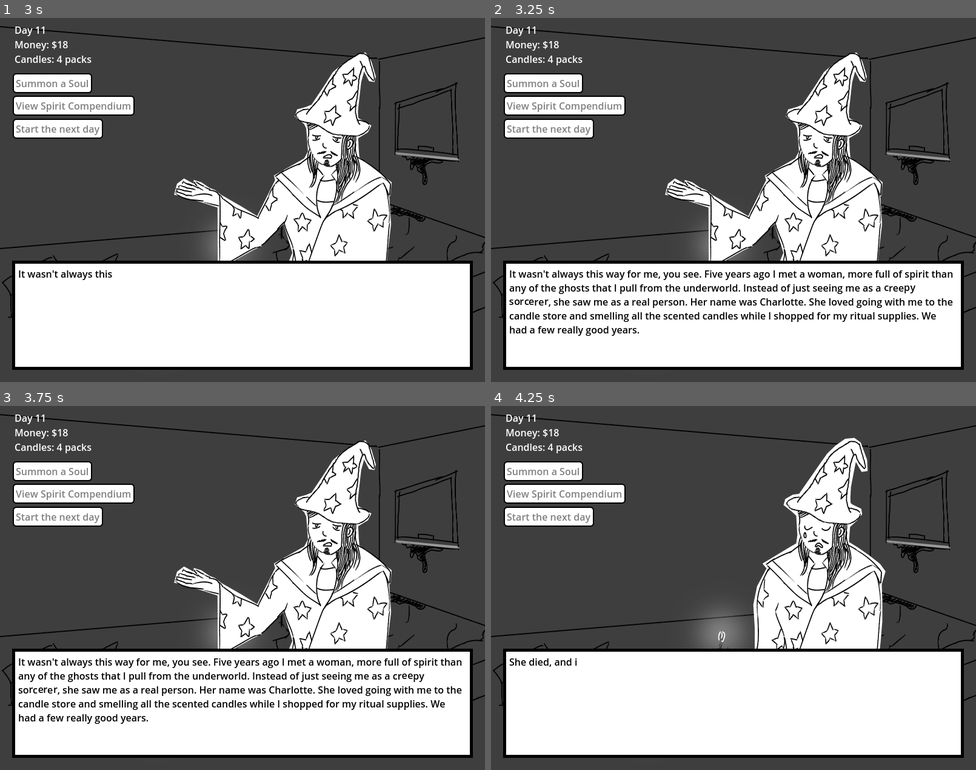
Above: before the commit, frames 1-4 (two rows, left to right).
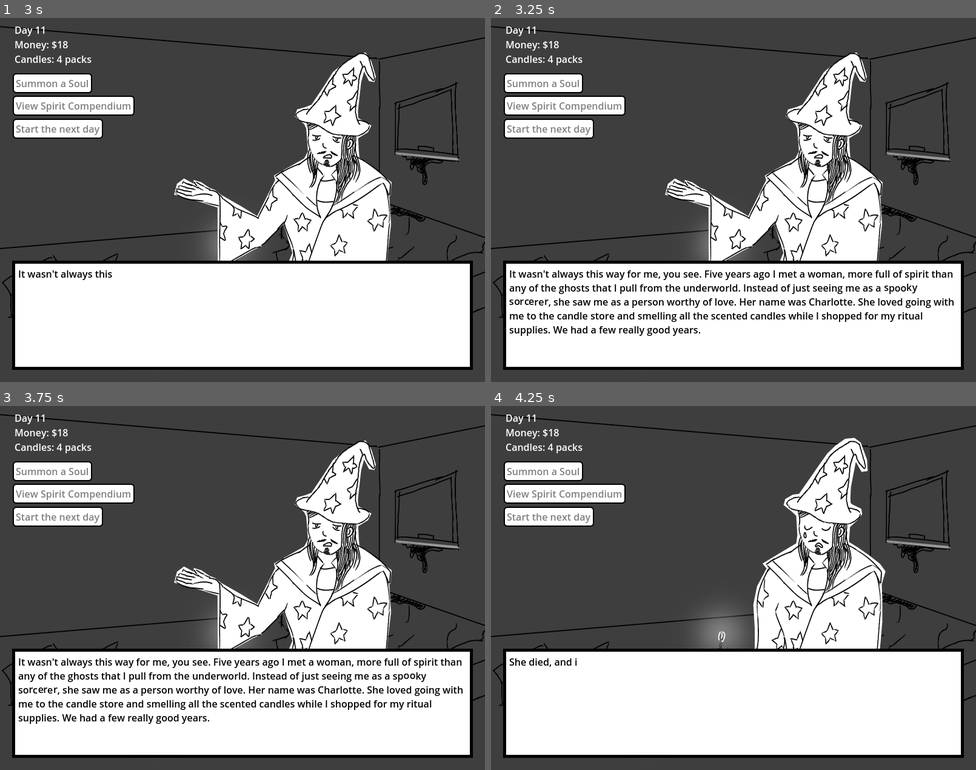
Above: after the commit, the same moments.

Repository: m4ym4y/ld55-soul-purpose
Game: Godot game, scene res://main.tscn
Two runs of this game, one before a commit and one after it. Both use one fixed random seed, a clock stepped at 60 frames per second and the inputs below.
Inputs (mouse positions are in pixels of both pictures, inside the frame that each line leads up to):
- Up to frame 1 (3 s): click "Start Game" at 0.5 s; tap Enter at 1.25, 2.75 s; move the mouse to (349, 181) at 1.27 s; click (349, 181) at 1.42 s; tap Space at 2 s; move the mouse to (145, 218) at 2.02 s; click (145, 218) at 2.17 s; move the mouse to (291, 119) at 2.77 s; click (291, 119) at 2.92 s
- Up to frame 2 (3.25 s): no input
- Up to frame 3 (3.75 s): tap Space at 3.5 s; move the mouse to (218, 660) at 3.52 s; click (218, 660) at 3.67 s
- Up to frame 4 (4.25 s): no input

Frame 1 is identical in both runs. In frame 2, 2.4% of the frame differs, in the area x 3-96%, y 73-88%; in frame 3, 2.4%; in frame 4, nothing differs.
Error after the commit: Invalid access to property or key 'maya' on a base object of type 'Dictionary'. (res://compendium.gd:22)

Commit message:
add lines to new characters

Diff:
--- a/room.gd
+++ b/room.gd
@@ -12,7 +12,7 @@
 		},
 
 		{
-			"text": "It wasn't always this way for me, you see. Five  …(99 unchanged characters)… . Instead of just seeing me as a [shake]creepy sorcerer[/shake], she saw me as a real person. Her name was Charlotte. She loved goin …(140 unchanged characters)…
+			"text": "It wasn't always this way for me, you see. Five  …(99 unchanged characters)… . Instead of just seeing me as a [shake]spooky sorcerer[/shake], she saw me as a person worthy of love. Her name was Charlotte. She loved goin …(140 unchanged characters)…
 			"img": "infernus",
 		},
 
--- a/room.tscn
+++ b/room.tscn
@@ -440,7 +440,7 @@
 
 [node name="SummonResult" type="AnimatedSprite2D" parent="."]
 position = Vector2(400, 300)
-scale = Vector2(0.5, 0.5)
+scale = Vector2(0.5, 0.497438)
 sprite_frames = SubResource("SpriteFrames_yot1y")
 
 [node name="TransitionBox" parent="." instance=ExtResource("5_p8ga4")]
--- a/state_container.gd
+++ b/state_container.gd
@@ -18,6 +18,53 @@
 		]
 	},
 
+	"alice": {
+		"pulled": 0,
+		"name": "Alice",
+		"dialogue": [
+			["Hey there! Cute apartment! I'm really tired of lying around in the underworld, wanna run a marathon with me? No? Well, your loss. I'm outta here!", 50],
+			["Dang, this position is really bad for your posture. I think you should stand up and stretch! That never hurt anyone! Except me, when I stood up to stretch and that wrecking ball hit me.", 50],
+		]
+	},
+
+	"barry": {
+		"pulled": 0,
+		"name": "Barry",
+		"dialogue": [
+			["[shake]Aaaa a shark! A shark! Oh my god this shark is biting me really hard and it won't let go of me! Aaaa!!![/shake]", 50],
+			["Some advice to you, young man. When you die, make sure you're wearing something dignified. Because you're going to be wearing it for a long-ass time in the underworld, and some of those souls can be really ruthless with the teasing and nicknames.", 50],
+		]
+	},
+
+	"kevin": {
+		"pulled": 0,
+		"name": "Kevin",
+		"dialogue": [
+			["Hey brah! Sweet summoning circle, love the digs. Doesn't look like you get a lot of chicks here though. Kinda giving a creepy sorcerer vibe.", 50],
+			["Hey man, how come you don't have any booze? I always did my occult rituals drunk as hell, dude! That's how I got killed by that gigademon during my frat initiation. Dang, maybe your way is smarter... carry on bro.", 50],
+		]
+	},
+
+	"larry": {
+		"pulled": 0,
+		"name": "Long-Fingers Larry",
+		"dialogue": [
+			["Kid, hey kid, ya want some spiritual knowledge? Me and da boys can be [wave]verrrrryy persuasive[/wave] with the ferryman of the underworld, for a certain price...", 50],
+			["Hey kid, you seen a short stocky mob goon? Went by Squat-Legs Steve. We was paired up while we were alive, and I just miss him so bad. I hope he's out there livin' a beautiful life. ** soft weeping **", 50],
+			["Hey kid, if you're ever in the underworld you better go find Richard 'River Styx' Felloni. He can get you anything you need, from the land of the livin' or the dead. Just say the word...", 50],
+		]
+	},
+
+	"ruth": {
+		"pulled": 0,
+		"name": "Ruth",
+		"dialogue": [
+			["Hello dearie! Aren't you a handsome young sorcerer! You know, my grand-daughter, Candice, is single! I think you two would make a simply darling couple!", 100],
+			["Oh my, what a lovely spell that is you're casting! I bet your mother is so proud of you. My son dabbled in the occult, his name was Richard. Oh, I do so hope he's doing okay. Can you say hello to him for me, if you see him at one of your wizard covens?", 50],
+			["My, you're skin and bones! Doesn't somebody feed you? Here, why don't you take out a pad of paper and I'll tell you my matzoh ball soup recipe!", 50],
+		],
+	},
+
 	"trudy": {
 		"pulled": 0,
 		"name": "Trudy",
@@ -51,6 +98,32 @@
 		"dialogue": [
 			["** Discordant out-of-tune piano noises **", 50],
 			["Where is this? I was separated from my herd. I heard a bang. Where am I?", 50],
+		]
+	},
+
+	"orpheus": {
+		"pulled": 0,
+		"name": "Orpheus",
+		"dialogue": [
+			["Your love was lost to the underworld too, my friend? I understand your pain. Although you may be filled with regrets, and desires, you must live for the future anyways. That's my best advice-- never look back.", 50],
+		]
+	},
+
+	"manbat": {
+		"pulled": 0,
+		"name": "Patient 45683",
+		"dialogue": [
+			["[shake]Do not go to Laboratory 8. Do not go to Laboratory 8. Do not go to Laboratory 8[/shake]", 50],
+			["[shake]I am the highest life form!! Soon, all men will be man-bats!! Or men-bats? I don't know the correct plural.[/shake]", 100],
+		]
+	},
+
+	"blademaster": {
+		"pulled": 0,
+		"name": "The Blademaster",
+		"dialogue": [
+			["Greetings, sorcerer! I am the blademaster, [wave]master of the blade[/wave]. Do you wish to study the blade? No? Are you sure? Very well, then. Your loss.", 50],
+			["While you were kissing girls, I studied the blade. While you were summoning, I studied the blade. While you were practicing blade safety, I studied the blade. And now, you call upon my spirit for aid? No? You don't want my aid? Very well. Your loss.", 50],
 		]
 	},
 
@@ -82,13 +155,22 @@
 }
 
 var pull_weights = [
-		["dave", 40],
+		["dave", 30],
+		["alice", 10],
+		["barry", 10],
+		["kevin", 10],
+		["larry", 10],
 		["trudy", 10],
+		["ruth", 10],
 		["lab8researcher", 10],
 		["piano", 10],
 		["jimothy", 10],
+		["orpheus", 5],
+		["manbat", 5],
+		["blademaster", 5],
 		["infernus", 5],
 		["eanasir", 5],
+		["maya", 3],
 		["charlotte", 1],
 ]
 
